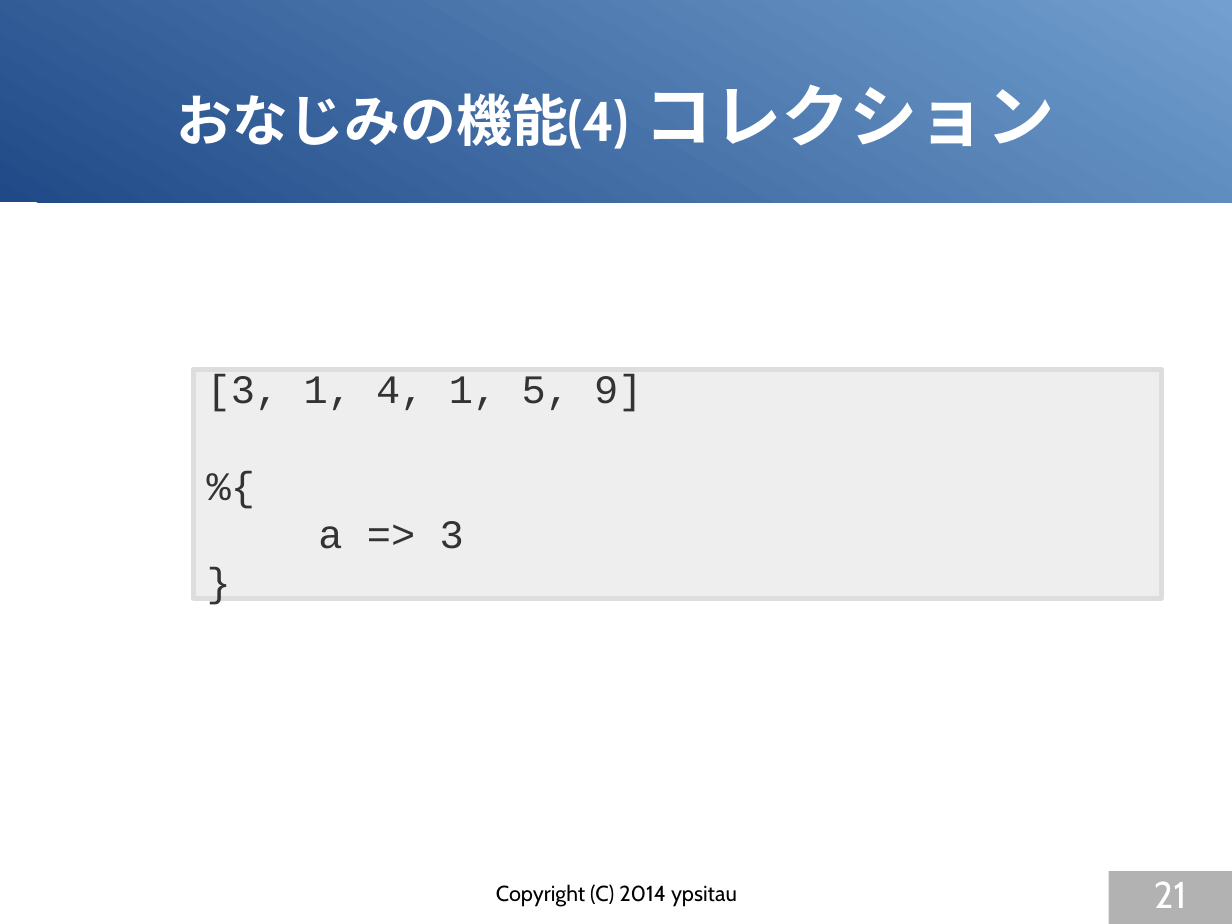
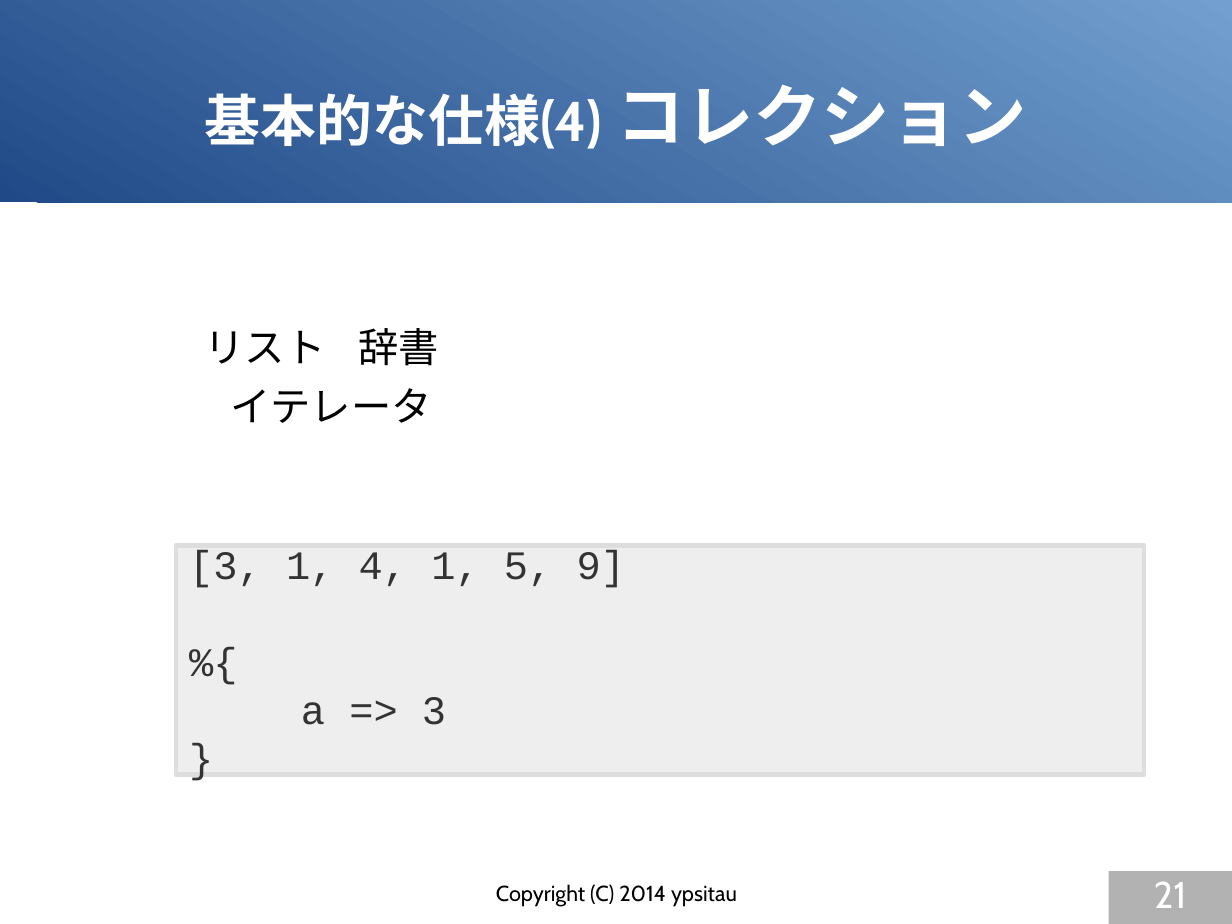
Before and after one commit to gura-lang/gura-doc, a slide deck: slide 21 of presentation/gura-introduction.odp. Drawn at 1232x924 pixels with LibreOffice and Linux fonts; fonts in the diff are those of the drawing. Boxes give left, top, right and bottom in pixels: in the first picture for what was removed or moved away, otherwise in the second. Text is boxed around its words. In the diff, an @@ line names an element or a change of style, - is before the commit and + after.

```diff
--- a/presentation/gura-introduction.odp
+++ b/presentation/gura-introduction.odp
@@ title at [205,84,1027,149]: text changed @@
-おなじみの機能(4) コレクション
+基本的な仕様(4) コレクション
@@ text added at [358,328,439,366], 26 pt, text #000000 @@
+辞書
@@ text added at [205,330,326,364], 26 pt, text #000000 @@
+リスト
@@ text added at [231,388,432,423], 26 pt, text #000000 @@
+イテレータ
@@ rectangle "[3, 1, 4, 1, 5, ...": place and size @@
-rectangle "[3, 1, 4, 1, 5, ..." at [193,370,1162,599]
+rectangle "[3, 1, 4, 1, 5, ..." at [176,546,1144,775]
```
Also in this commit, not shown: 16 other slides changed.
